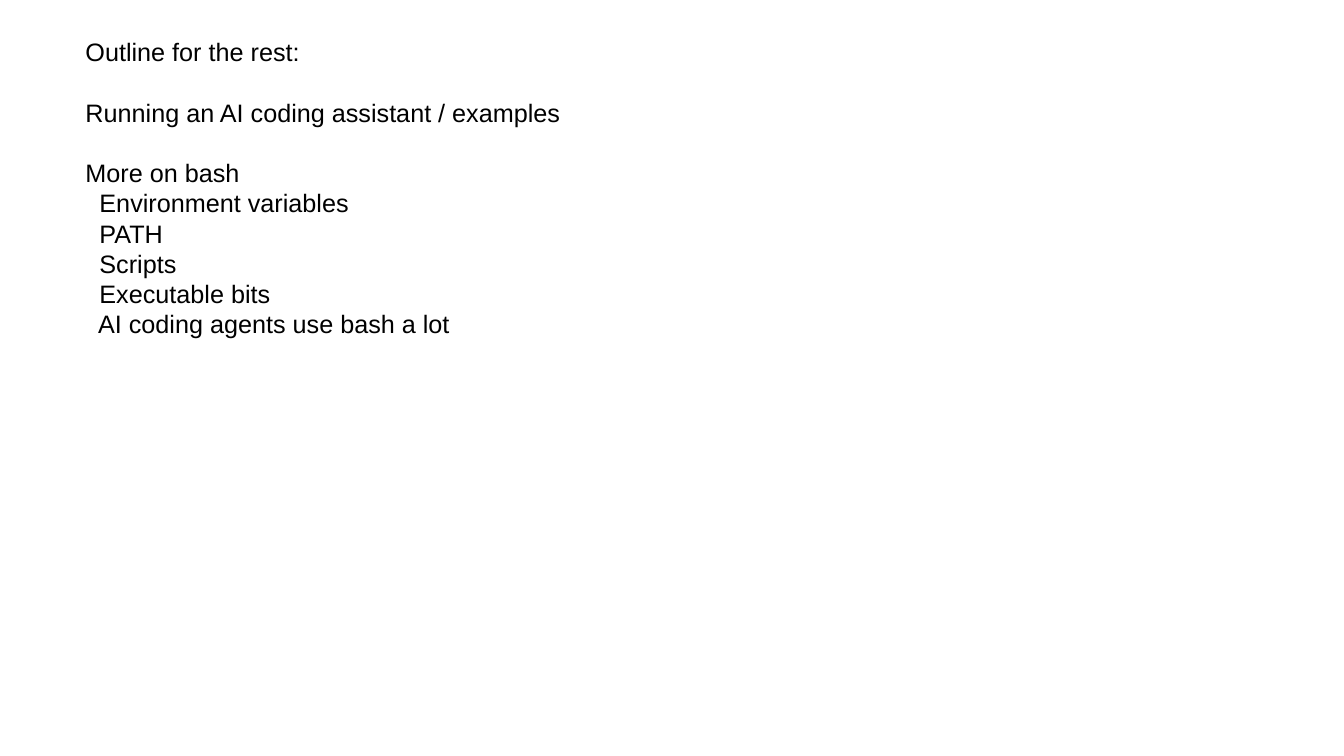
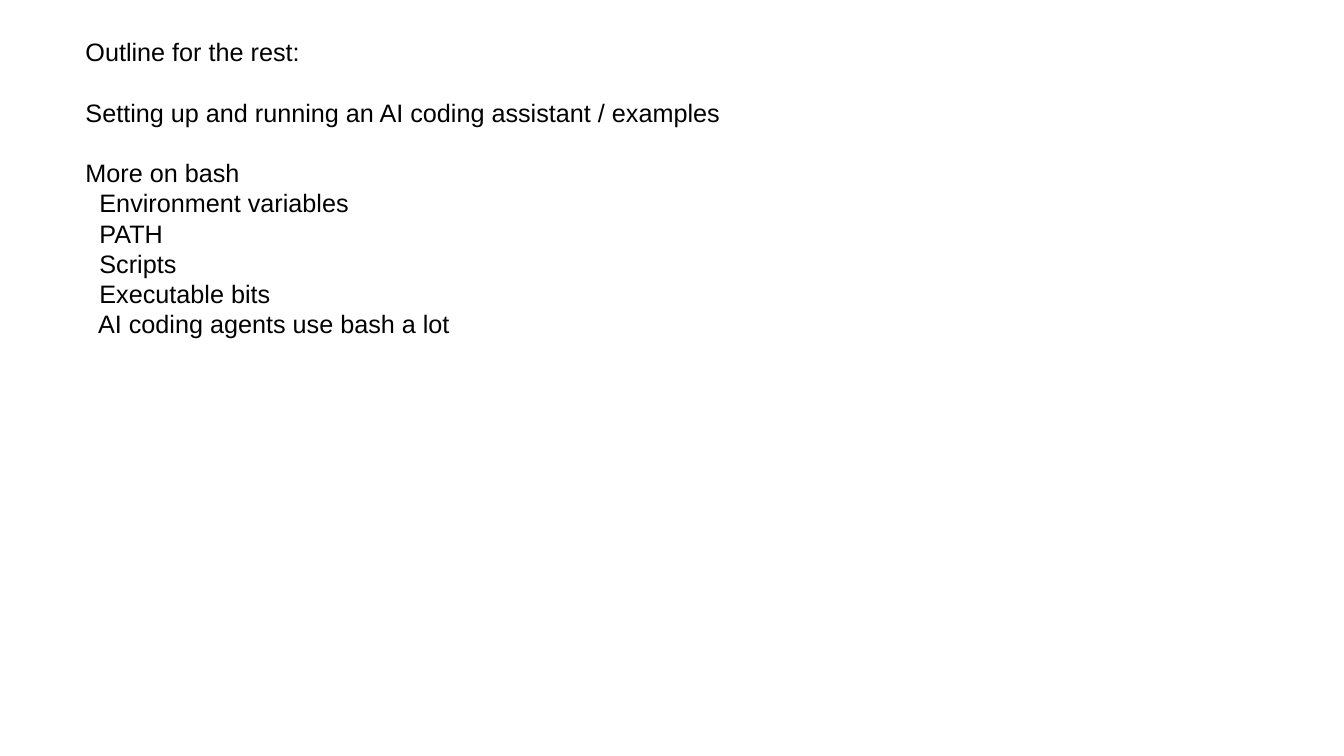
Before and after one commit to steverozen/workshops2026aug, a slide deck: slide 12 of slides/Steve_Rozen_bioinformatics-on-ramp_2026_08_03.pptx. Drawn at 1344x756 pixels with LibreOffice and Linux fonts; fonts in the diff are those of the drawing. Boxes give left, top, right and bottom in pixels: in the first picture for what was removed or moved away, otherwise in the second. Text is boxed around its words. In the diff, an @@ line names an element or a change of style, - is before the commit and + after.

```diff
--- a/slides/Steve_Rozen_bioinformatics-on-ramp_2026_08_03.pptx
+++ b/slides/Steve_Rozen_bioinformatics-on-ramp_2026_08_03.pptx
@@ text at box(85, 103, 720, 127): text changed @@
-Running an AI coding assistant / examples
+Setting up and running an AI coding assistant / examples
```
Also in this commit, not shown: 13 other files.
